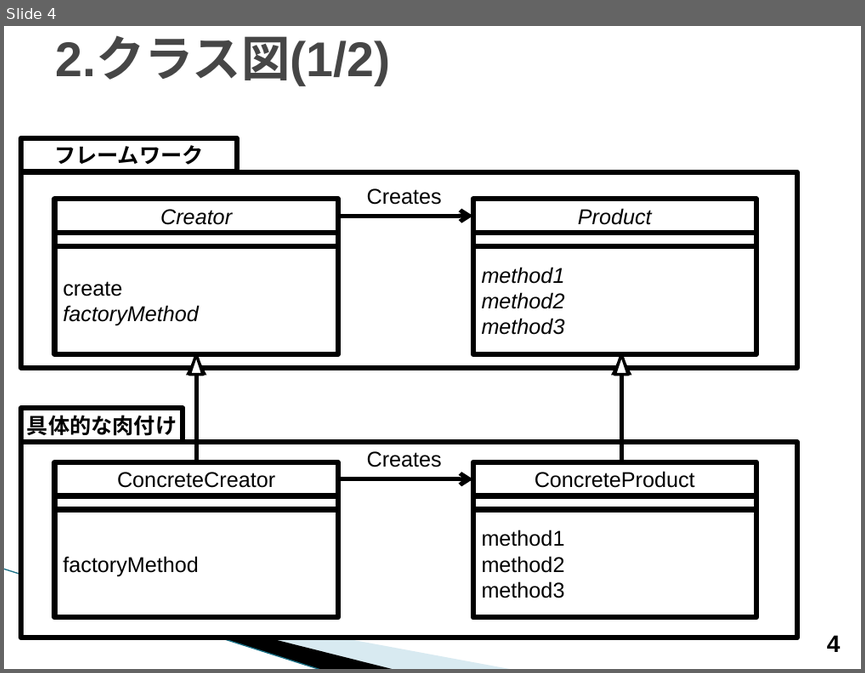
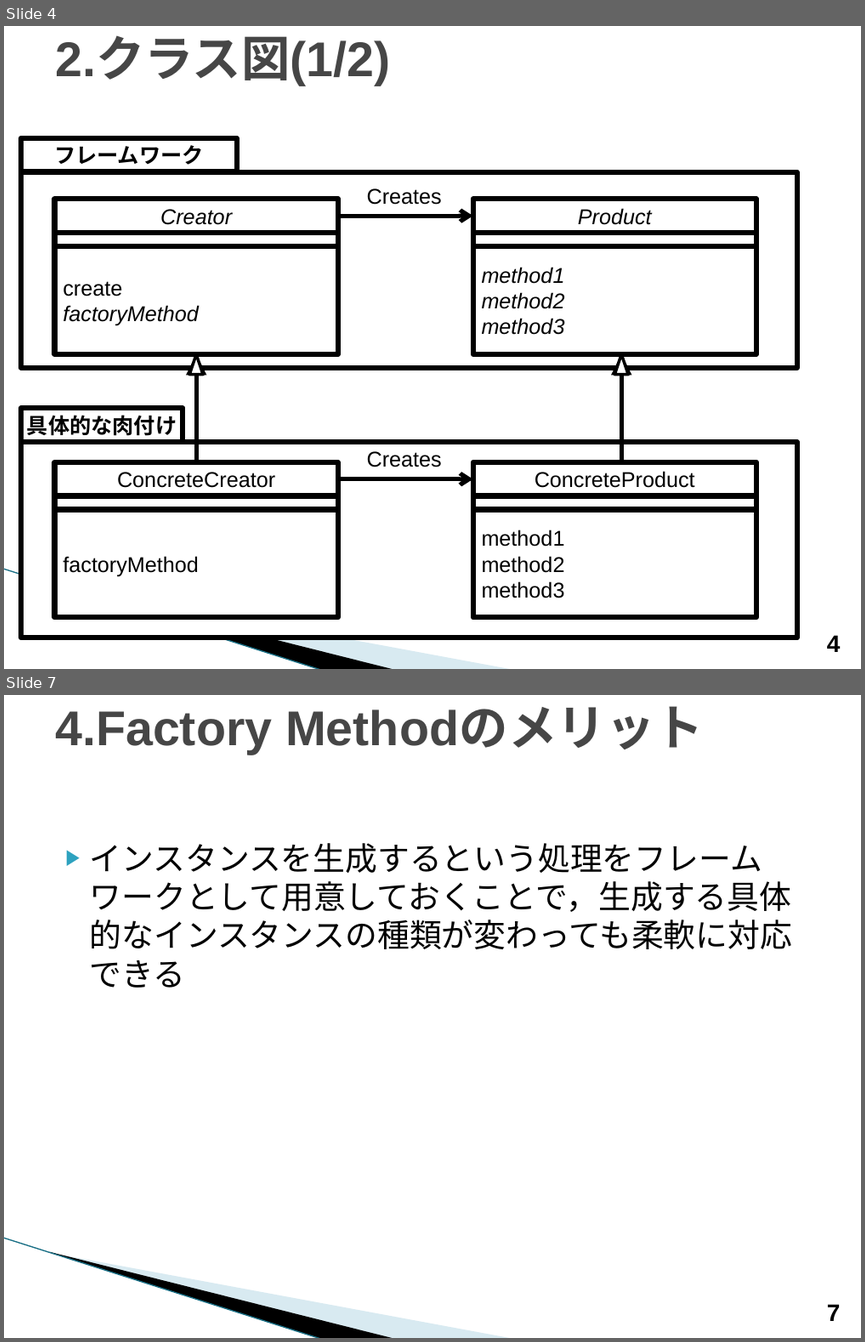
Before and after one commit to Yuki-Inamoto/Design-Pattern, a slide deck: Factory_Method.pptx. Shown one above the other, each under a label of ours: slide 4 before the commit, slides 4 and 7 after it; the slides between them are not shown. The pictures are 865x673 and 865x1342 pixels, drawn with LibreOffice and Linux fonts; fonts in the diff are those of the drawing; background and template pictures are left out. Boxes give left, top, right and bottom in pixels: in the first picture for what was removed or moved away, otherwise in the second. Text is boxed around its words. In the diff, an @@ line names an element or a change of style, - is before the commit and + after.

```diff
--- a/Factory_Method.pptx
+++ b/Factory_Method.pptx
@@ slide 7 added at [4,695,861,1338], background #FFFFFF; not listed: 3 template elements that a slide beside it also shows @@
@@ title added at [55,706,704,754], 41 pt, text #464646, bold @@
+4.Factory Methodのメリット
@@ text added at [90,843,792,987], 27 pt, text #000000 @@
+▶ インスタンスを生成するという処理をフレームワークとして用意しておくことで，生成する具体的なインスタンスの種類が変わっても柔軟に対応できる
@@ page number added at [827,1304,840,1321], 20 pt, text #000000, bold @@
+7
```
Also in this commit, not shown: 1 slide changed, 1 other slide added, 3 other files.
